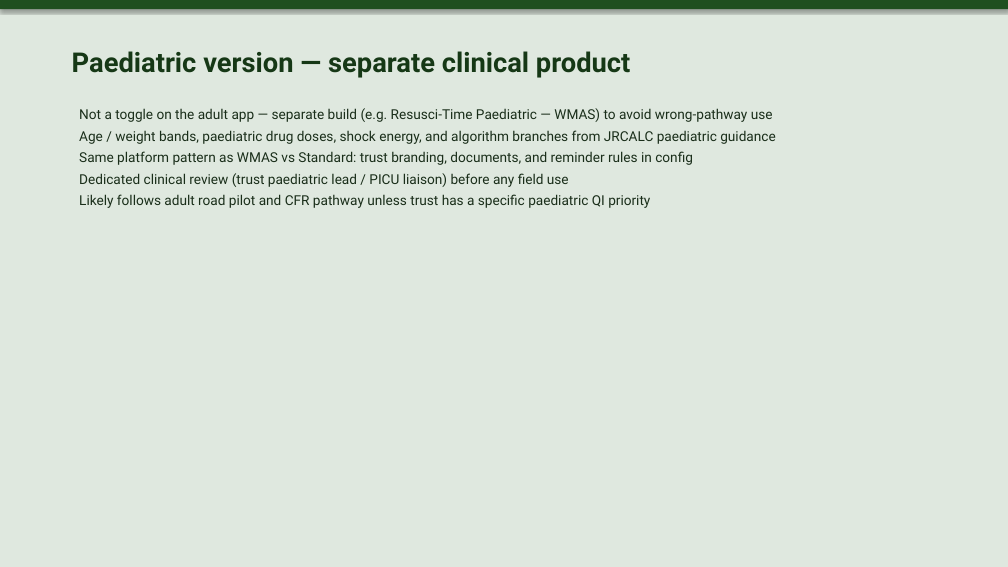
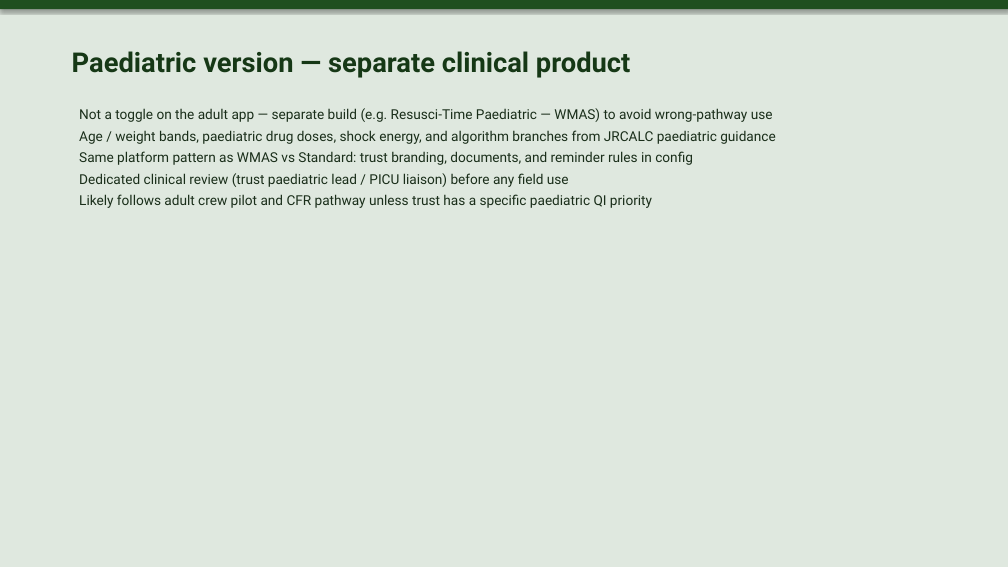
Before and after one commit to unicornfss/resusci-time, a slide deck: slide 23 of Resusci-Time-QI-and-Technical-Overview-new.pptx (slide 17 before the commit). Drawn at 1008x567 pixels with LibreOffice and Linux fonts; fonts in the diff are those of the drawing. Boxes give left, top, right and bottom in pixels: in the first picture for what was removed or moved away, otherwise in the second. Text is boxed around its words. In the diff, an @@ line names an element or a change of style, - is before the commit and + after.

Commit message:
Add scroll hint, mobile timer layout, trust config
Introduce a mobile-friendly timer-bar layout and a bottom "scroll for checklist" hint: new CSS rules, a ScrollBelowFoldHint component, and a useBelowFoldHint hook to show a prompt on narrow screens. Make case-transfer and related trust features configurable: add defaults and resolvers, simplify WMAS trust config (use booleans for codeShock/prolongedVfTorGate), and gate UI/actions (transfer buttons/modals) on the resolved caseTransfer feature. Change case-continuation logic to use protocol-minute window (timeScale-aware) and block continuation after patient handover. Bump app version and preview changelog, and update the PPTX generator script to read package.json/changelog and include version history slides. Minor copy tweaks (About, handover modal) and assorted UI/behavior adjustments tied to the above changes.

```diff
--- a/Resusci-Time-QI-and-Technical-Overview-new.pptx
+++ b/Resusci-Time-QI-and-Technical-Overview-new.pptx
@@ text at (x1=79, y1=194, x2=652, y2=208): text changed @@
-Likely follows adult road pilot and CFR pathway unless trust has a specific paediatric QI priority
+Likely follows adult crew pilot and CFR pathway unless trust has a specific paediatric QI priority
```
Also in this commit, not shown: 7 other slides changed, 7 slides added, 1 slide removed, 19 other files.
